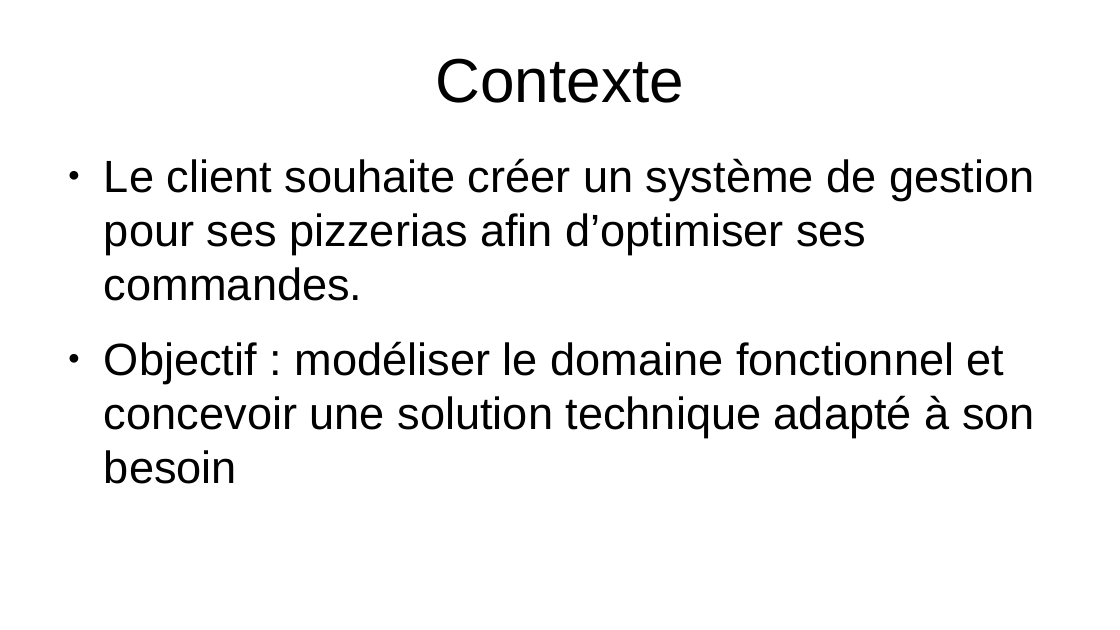
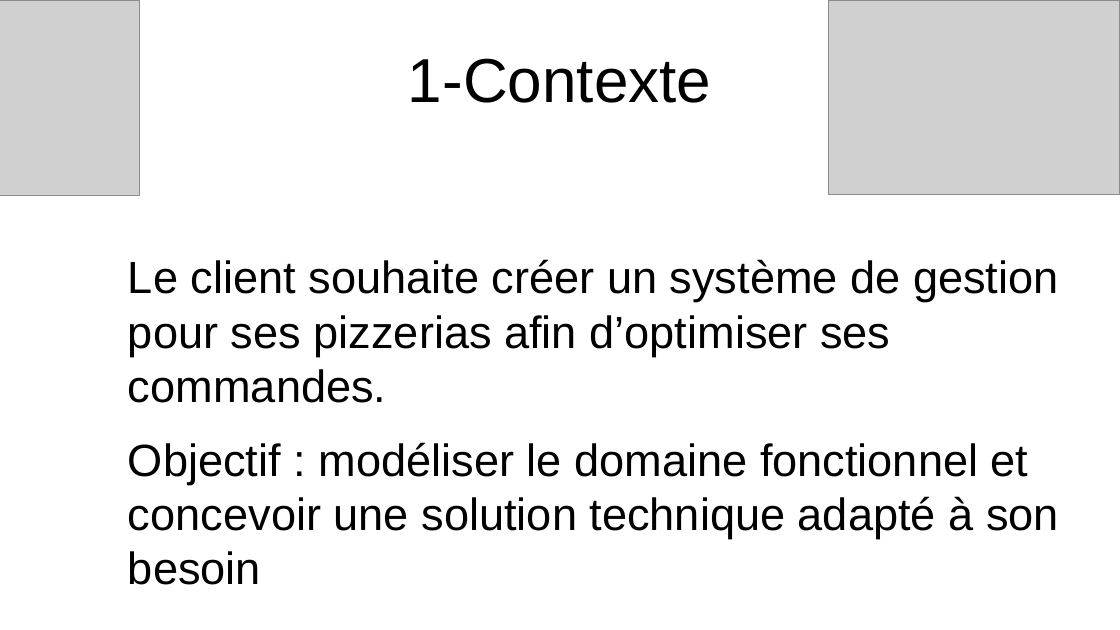
Before and after one commit to jbbaillet85/OCpizzas, a slide deck: slide 4 of documentation/Présentation technique.odp. Drawn at 1120x630 pixels with LibreOffice and Linux fonts; fonts in the diff are those of the drawing; grey boxes stand for pictures; background and template pictures are left out. Boxes give left, top, right and bottom in pixels: in the first picture for what was removed or moved away, otherwise in the second. Text is boxed around its words. In the diff, an @@ line names an element or a change of style, - is before the commit and + after.

```diff
--- a/documentation/Présentation technique.odp
+++ b/documentation/Présentation technique.odp
@@ picture added at (x1=0, y1=0, x2=140, y2=195) @@
@@ picture added at (x1=829, y1=0, x2=1120, y2=195) @@
@@ title at (x1=408, y1=58, x2=711, y2=103): text changed @@
-Contexte
+1-Contexte
@@ text "Le client souhaite créer un ..." moved from (x1=104, y1=158, x2=1035, y2=484) to (x1=128, y1=259, x2=1059, y2=539) @@
@@ text "Le client souhaite créer un ..." at (x1=128, y1=259, x2=1059, y2=539): bullet ● to none @@
```
Also in this commit, not shown: 7 other slides changed, 3 slides added, 3 slides removed, 2 other files.
